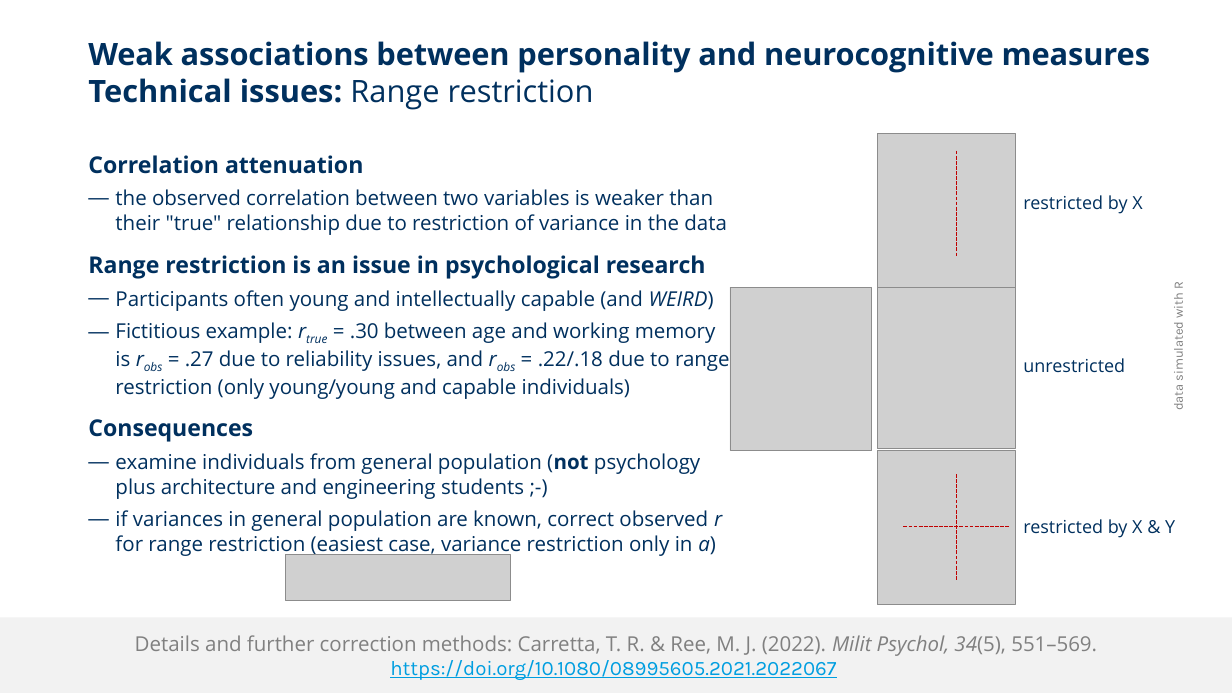
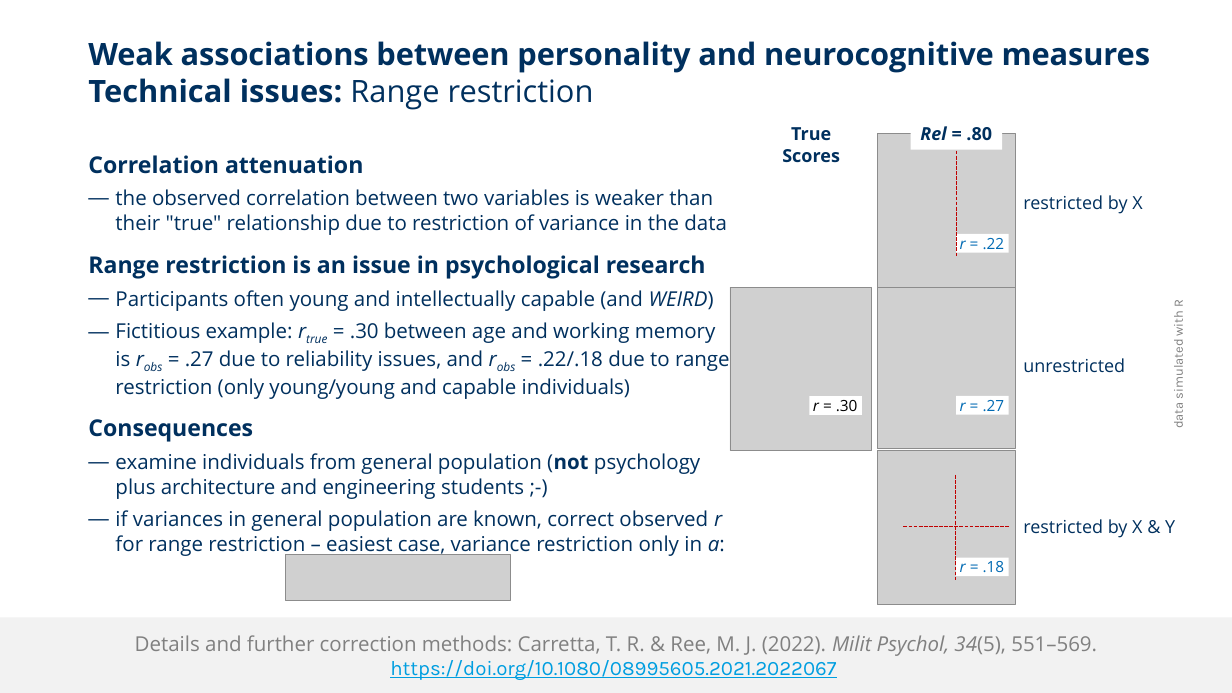
Before and after one commit to alex-strobel/PuG-2026-Talk, a slide deck: slide 5 of Slides/PuG_2026_NPoP_Strobel_2026-06-05.pptx. Drawn at 1232x693 pixels with LibreOffice and Linux fonts; fonts in the diff are those of the drawing; grey boxes stand for pictures; background and template pictures are left out. Boxes give left, top, right and bottom in pixels: in the first picture for what was removed or moved away, otherwise in the second. Text is boxed around its words. In the diff, an @@ line names an element or a change of style, - is before the commit and + after.

```diff
--- a/Slides/PuG_2026_NPoP_Strobel_2026-06-05.pptx
+++ b/Slides/PuG_2026_NPoP_Strobel_2026-06-05.pptx
@@ rectangle added at [911, 118, 1003, 150], fill #FFFFFF, 14 pt, text #00305E, bold @@
+Rel = .80
@@ text added at [782, 127, 840, 162], 14 pt, text #00305E, bold @@
+True Scores
@@ rectangle added at [957, 234, 1009, 252], fill #FFFFFF, 12 pt, text #006AB3 @@
+r = .22
@@ text "data simulated with R": place and size @@
-text "data simulated with R" at [1170, 282, 1187, 409]
+text "data simulated with R" at [1170, 300, 1187, 427]
@@ rectangle added at [810, 396, 862, 415], fill #FFFFFF, 12 pt, text #000000 @@
+r = .30
@@ rectangle added at [957, 396, 1009, 414], fill #FFFFFF, 12 pt, text #006AB3 @@
+r = .27
@@ text at [115, 510, 725, 558]: text changed @@
-  — if variances in general population are known, correct observed r for range restriction (easiest case, variance restriction only in a)
+  — if variances in general population are known, correct observed r for range restriction – easiest case, variance restriction only in a:
@@ rectangle added at [957, 557, 1009, 576], fill #FFFFFF, 12 pt, text #006AB3 @@
+r = .18
```
Also in this commit, not shown: 5 other slides changed, 1 other file.
